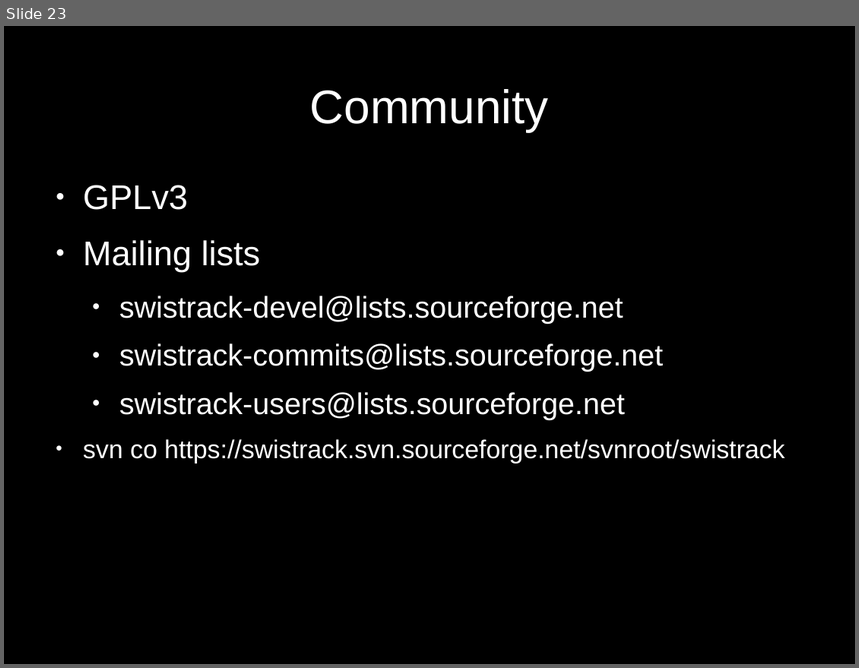
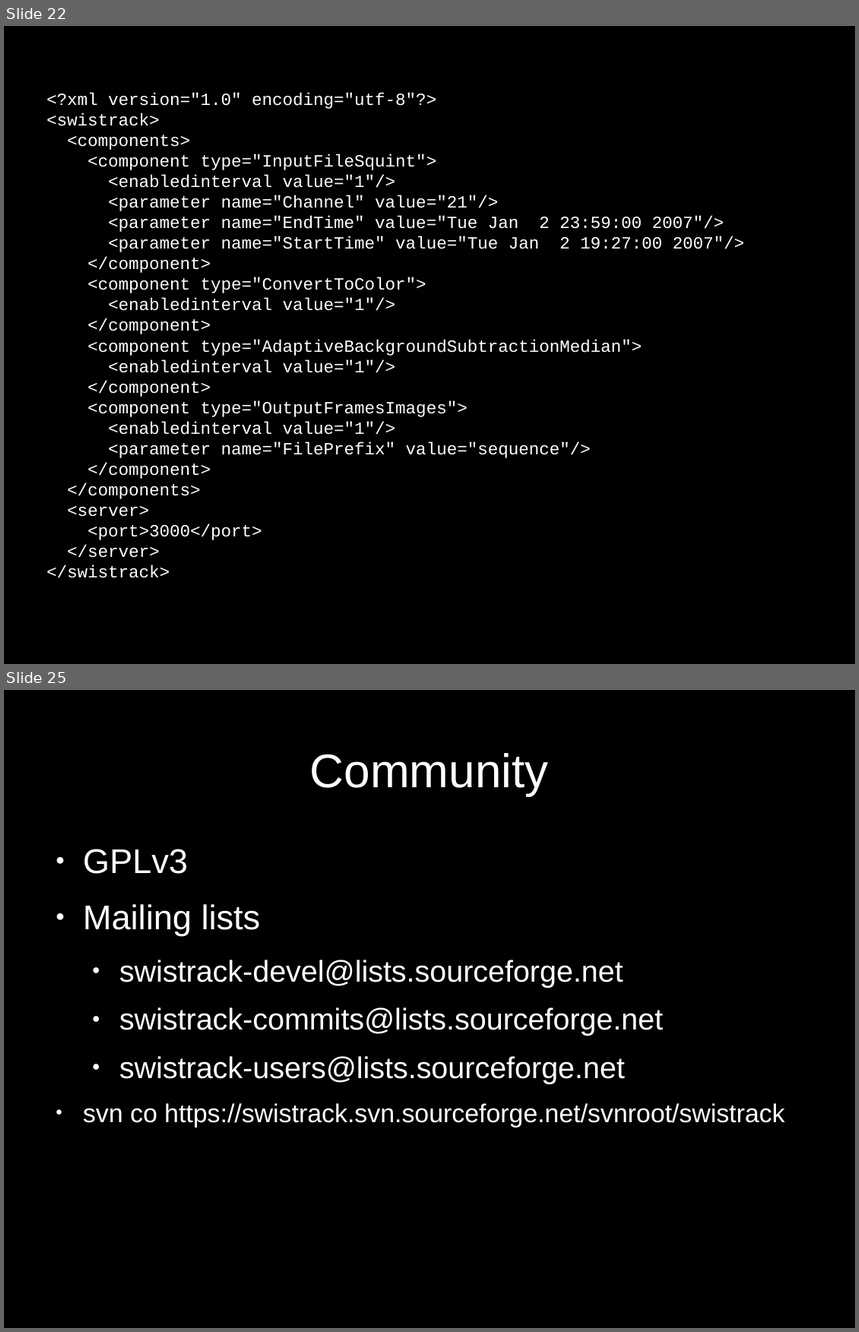
Before and after one commit to d28b/swistrack, a slide deck: Doc/tutorial.stefie10.06.2009/tutorialSlides.odp. Shown one above the other, each under a label of ours: slide 23 before the commit, slides 22 and 25 after it; the slides between them are not shown. The pictures are 859x668 and 859x1332 pixels, drawn with LibreOffice and Linux fonts; fonts in the diff are those of the drawing. Boxes give left, top, right and bottom in pixels: in the first picture for what was removed or moved away, otherwise in the second. Text is boxed around its words. In the diff, an @@ line names an element or a change of style, - is before the commit and + after.

Commit message:
More to the new pipeline sequence.

```diff
--- a/Doc/tutorial.stefie10.06.2009/tutorialSlides.odp
+++ b/Doc/tutorial.stefie10.06.2009/tutorialSlides.odp
@@ slide 22 added at bbox=[4, 26, 855, 664], background #000000 @@
@@ subtitle added at bbox=[47, 92, 745, 579], 16 pt, text #FFFFFF @@
+<?xml version="1.0" encoding="utf-8"?>
+<swistrack>
+<components>
+<component type="InputFileSquint">
+<enabledinterval value="1"/>
+<parameter name="Channel" value="21"/>
+<parameter name="EndTime" value="Tue Jan 2 23:59:00 2007"/>
+<parameter name="StartTime" value="Tue Jan 2 19:27:00 2007"/>
+</component>
+<component type="ConvertToColor">
+<enabledinterval value="1"/>
+</component>
+<component type="AdaptiveBackgroundSubtractionMedian">
+<enabledinterval value="1"/>
+</component>
+<component type="OutputFramesImages">
+<enabledinterval value="1"/>
+<parameter name="FilePrefix" value="sequence"/>
+</component>
+</components>
+<server>
+<port>3000</port>
+</server>
+</swistrack>
@@ what was slide 23 is now slide 25 @@
```
Also in this commit, not shown: 3 slides changed, 2 other slides added, 1 slide removed, 2 other files.
